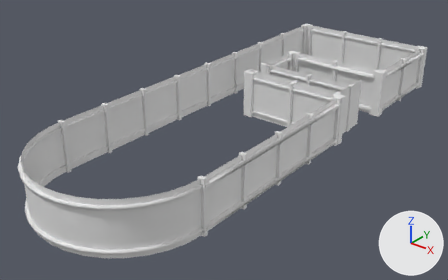
Two versions of the FBX model ubot-game/Assets/Models/Room.fbx, one commit apart.
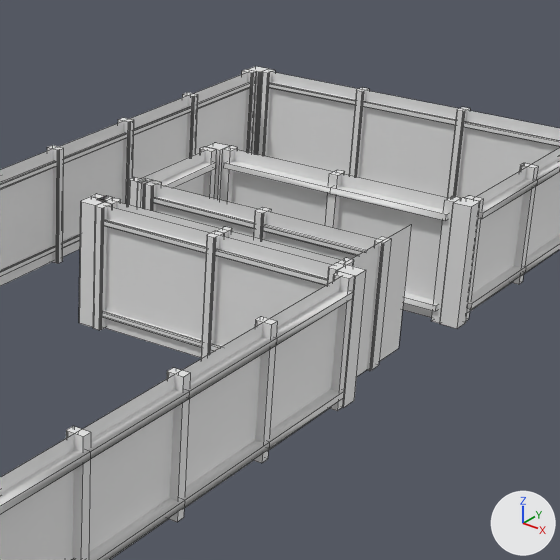
Old and new are each drawn whole from a 50 mm camera at (20.9, -26.1, 21.9) aimed at (-7.3, 9.2, 0.0) and again close up on the part from 48% to 93% of the width and 0% to 71% of the height. Every picture has the same lights, and +X, +Y and +Z are marked at lower right. The close-ups show mesh edges as thin lines. Where no turn or scale is listed for an object, it has been applied to the vertices.

Before the edit, the objects in view are built like this:
```python
me_plane_011 = bpy.data.meshes.new('Plane.011')
me_plane_011.from_pydata(...)  # 1958 vertices, 1408 faces; spans x -0.4..13.4, y -24.7..14.8, z -2.0..2.0
# faces by material slot: [309, 418, 283, 350, 36, 12]
me_plane_011.materials.append(mat_material_001)  # its picture is missing
me_plane_011.materials.append(mat_material_002)  # its picture is missing
me_plane_011.materials.append(mat_material_003)  # its picture is missing
me_plane_011.materials.append(mat_material_004)  # its picture is missing
me_plane_011.materials.append(mat_material_005)  # its picture is missing
me_plane_011.materials.append(mat_material_006)  # its picture is missing
ob_room = bpy.data.objects.new('Room', me_plane_011)
ob_room.location = (-13.01, 16.0, 2.0)
```
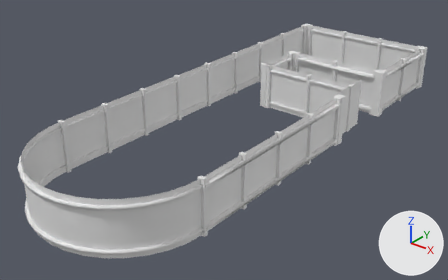
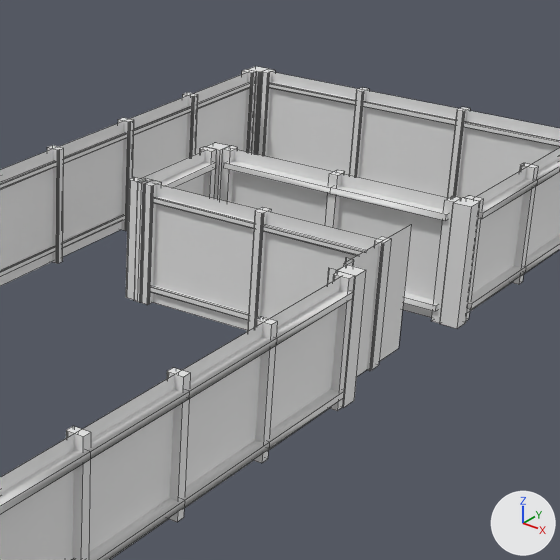
Location of each change, [x1, y1, x2, y2] in pixels of the close-ups (560 x 560 px):
part 1 of me_plane_011, deleted
    before: [79, 194, 232, 359]
part 2 of me_plane_011, cut back
    before: [102, 202, 354, 358]
    after: [327, 258, 347, 284]

The change in detail:
me_plane_011 is used by ob_room; location (-13.01, 16.0, 2.0).
me_plane_011 had 1958 vertices, 1408 faces and spanned x -0.4..13.4, y -24.7..14.8, z -2.0..2.0.
me_plane_011 now has 1726 vertices, 1223 faces and spans x -0.4..13.4, y -24.7..14.8, z -2.0..2.0.
me_plane_011 part 1: 6 loose pieces with 132 vertices, spanning x 3.8..8.7, y -1.8..-0.8, z -2.0..2.0, are deleted.
Part 2, on me_plane_011:
100 vertices are removed from x 4.6..12.4, y -1.8..-0.8, z -2.0..2.0.
106 faces are deleted.
2 new faces join them, mat_material_002 (its picture is missing).
